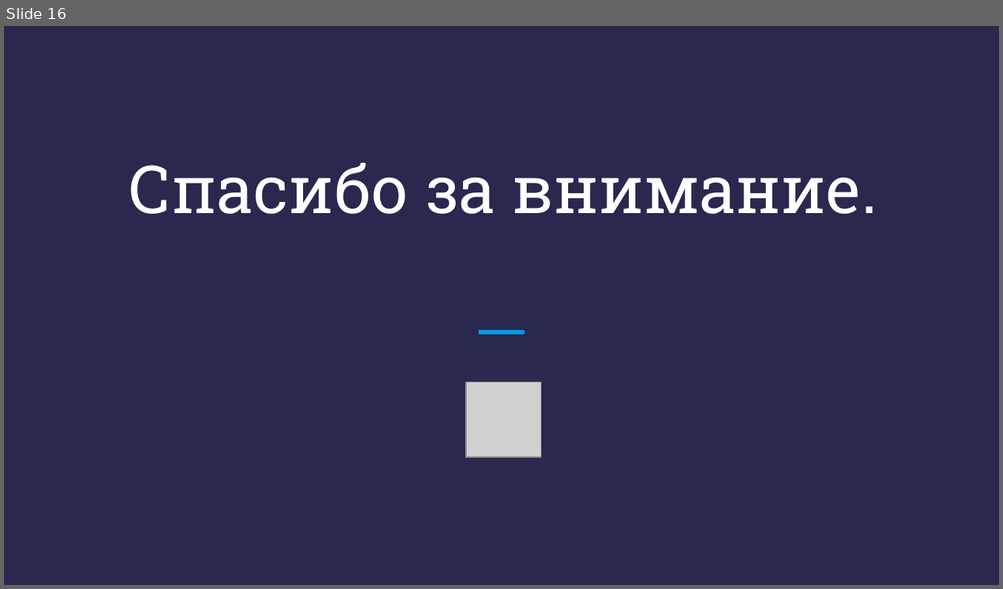
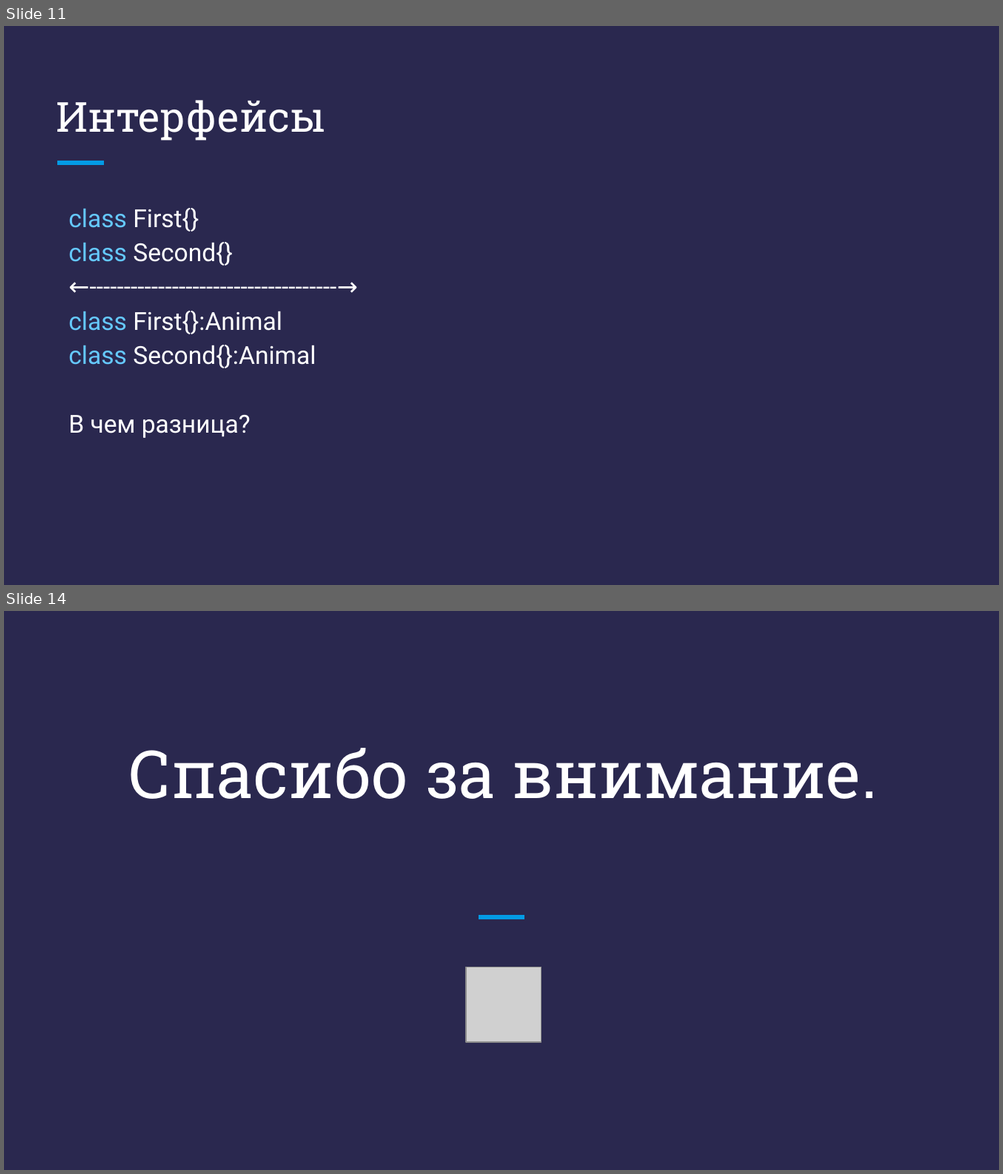
Before and after one commit to DenisKaVladimirovich/MyLessons, a slide deck: 11/Презентация - C# + .NET - Урок 11.pptx. Shown one above the other, each under a label of ours: slide 16 before the commit, slides 11 and 14 after it; the slides between them are not shown. The pictures are 1003x589 and 1003x1174 pixels, drawn with LibreOffice and Linux fonts; fonts in the diff are those of the drawing; grey boxes stand for pictures. Boxes give left, top, right and bottom in pixels: in the first picture for what was removed or moved away, otherwise in the second. Text is boxed around its words. In the diff, an @@ line names an element or a change of style, - is before the commit and + after.

```diff
--- a/11/Презентация - C# + .NET - Урок 11.pptx
+++ b/11/Презентация - C# + .NET - Урок 11.pptx
@@ slide 11 added at <box>4,26,999,585</box>, background #2A284F @@
@@ title added at <box>56,100,324,141</box>, 30 pt, text #FFFFFF @@
+Интерфейсы
@@ line added from (58, 163) to (103, 163), #039BE5 3 pt @@
@@ text added at <box>68,208,316,438</box>, 18 pt, text #FFFFFF @@
+class First{}
+class Second{}
+←------------------------------------→
+class First{}:Animal
+class Second{}:Animal
+В чем разница?
@@ what was slide 16 is now slide 14 @@
```
Also in this commit, not shown: 4 slides changed, 8 other slides added, 11 slides removed, 3 other files.
